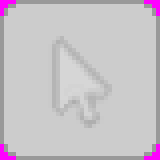
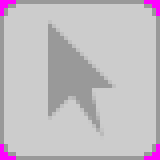
Layer changes from the first 160×160 image to the second:
showed "Layer #2", moved it above "Layer #5", painted on it over (48, 20, 116, 140)
hid "Layer #5", opacity 20% → 100%, painted on it over (48, 20, 116, 140)
hid "Layer", moved it above "Layer #4", painted on it over (48, 20, 116, 140)
added layer "Layer #4" above "Layer #3" over (48, 20, 116, 140)
painted on "Layer #1" over (48, 20, 116, 140)
